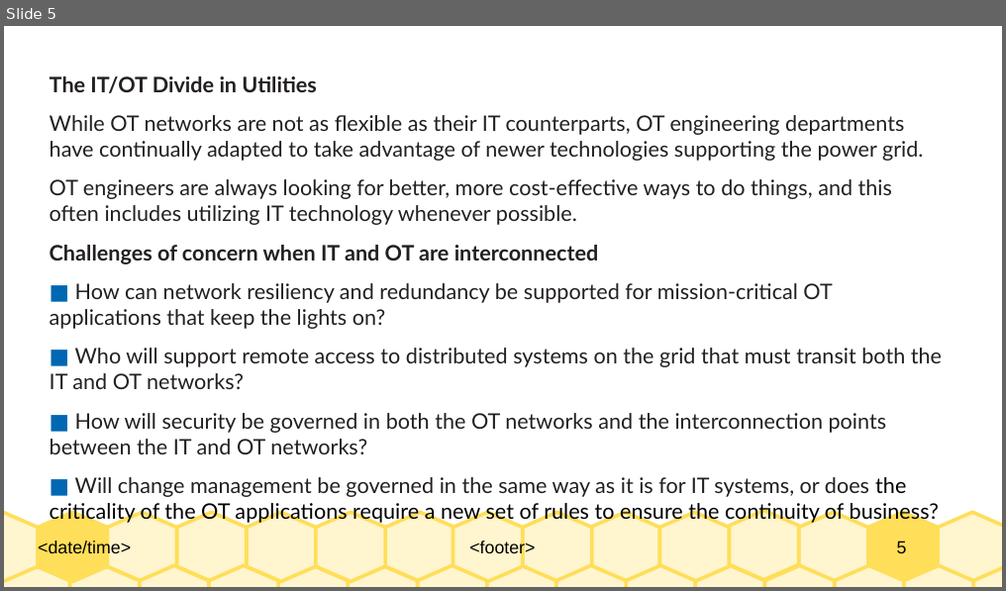
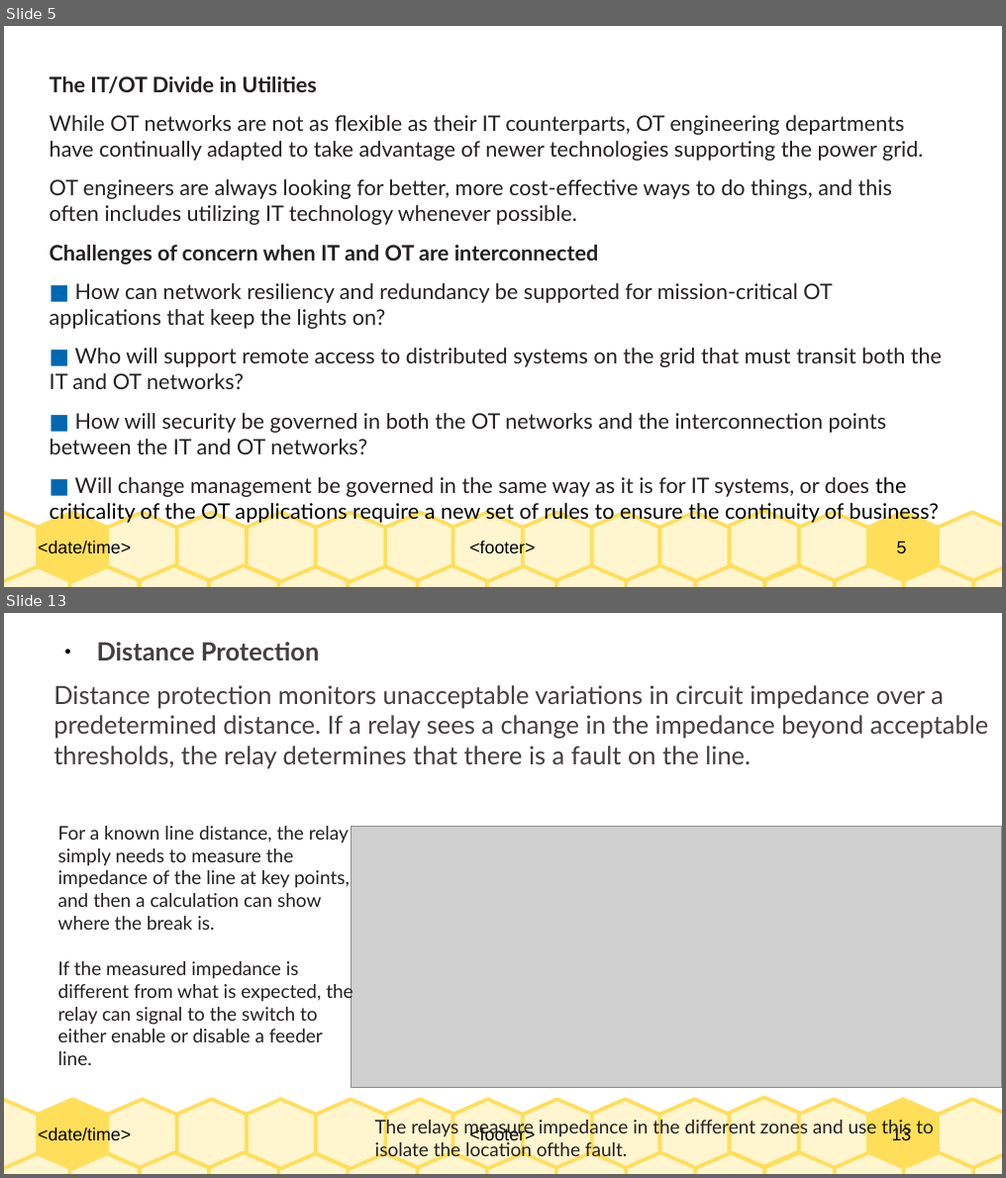
Before and after one commit to Dihfahsih1/Masters-Software-Engineering, a slide deck: yr-sem1/IoT/chapter-11-summary.odp. Shown one above the other, each under a label of ours: slide 5 before the commit, slides 5 and 13 after it; the slides between them are not shown. The pictures are 1006x591 and 1006x1178 pixels, drawn with LibreOffice and Linux fonts; fonts in the diff are those of the drawing; grey boxes stand for pictures. Boxes give left, top, right and bottom in pixels: in the first picture for what was removed or moved away, otherwise in the second. Text is boxed around its words. In the diff, an @@ line names an element or a change of style, - is before the commit and + after.

```diff
--- a/yr-sem1/IoT/chapter-11-summary.odp
+++ b/yr-sem1/IoT/chapter-11-summary.odp
@@ slide 13 added at <box>4,613,1002,1174</box>, background #FFFFFF; not listed: 33 template elements that a slide beside it also shows @@
@@ text added at <box>54,642,988,768</box>, 20 pt, text #433E3F @@
+● Distance Protection
+Distance protection monitors unacceptable variations in circuit impedance over a predetermined distance. If a relay sees a change in the impedance beyond acceptable thresholds, the relay determines that there is a fault on the line.
@@ text added at <box>58,826,352,1065</box>, 15 pt, text #231F20 @@
+For a known line distance, the relay
+simply needs to measure the impedance of the line at key points, and then a calculation can show where the break is.
+If the measured impedance is different from what is expected, the relay can signal to the switch to either enable or disable a feeder line.
@@ picture added at <box>351,826,1002,1088</box> @@
@@ text added at <box>375,1118,911,1160</box>, 15 pt, text #231F20 @@
+The relays measure impedance in the different zones and use this to isolate the location ofthe fault.
```
Also in this commit, not shown: 11 other slides added.
